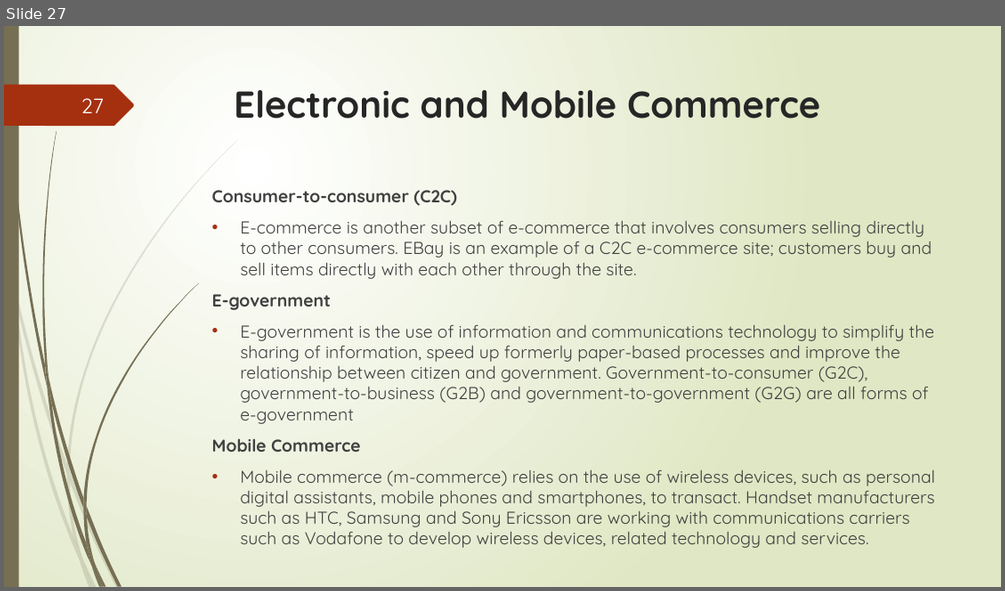
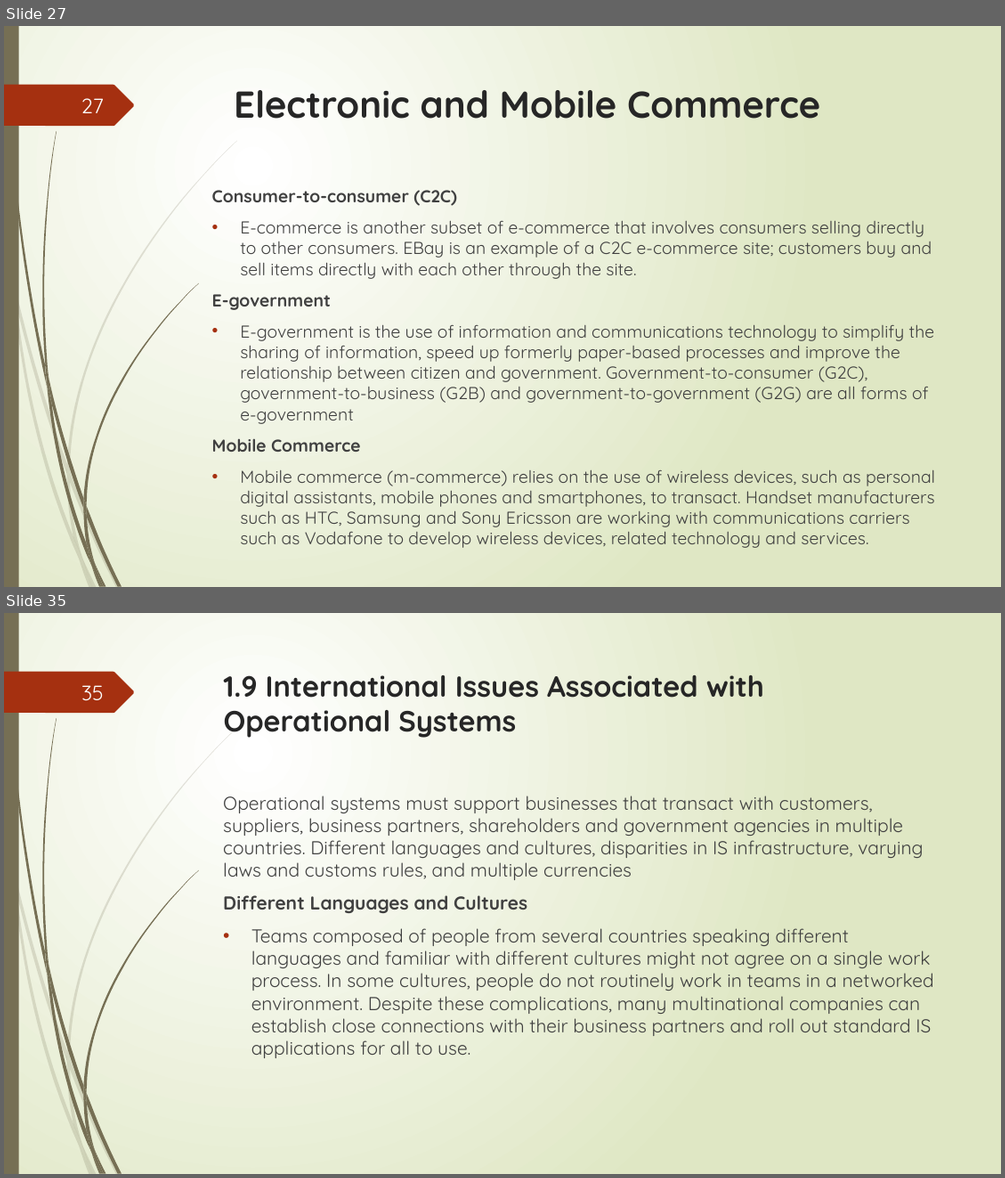
Before and after one commit to nqubekoh/IS622, a slide deck: 2. Operating Systems.pptx. Shown one above the other, each under a label of ours: slide 27 before the commit, slides 27 and 35 after it; the slides between them are not shown. The pictures are 1005x591 and 1005x1178 pixels, drawn with LibreOffice and Linux fonts; fonts in the diff are those of the drawing. Boxes give left, top, right and bottom in pixels: in the first picture for what was removed or moved away, otherwise in the second. Text is boxed around its words. In the diff, an @@ line names an element or a change of style, - is before the commit and + after.

```diff
--- a/2. Operating Systems.pptx
+++ b/2. Operating Systems.pptx
@@ slide 35 added at box(4, 613, 1001, 1174), background gradient #FFFFFF to #DFE8C4; not listed: 24 template elements that a slide beside it also shows @@
@@ page number added at box(81, 685, 104, 701), 20 pt, text #FEFFFF @@
+35
@@ title added at box(224, 675, 764, 738), 28 pt, text #262626, bold @@
+1.9 International Issues Associated with Operational Systems
@@ text added at box(223, 795, 934, 1058), 18 pt, text #404040 @@
+Operational systems must support businesses that transact with customers, suppliers, business partners, shareholders and government agencies in multiple countries. Different languages and cultures, disparities in IS infrastructure, varying laws and customs rules, and multiple currencies
+Different Languages and Cultures
+• Teams composed of people from several countries speaking different languages and familiar with different cultures might not agree on a single work process. In some cultures, people do not routinely work in teams in a networked environment. Despite these complications, many multinational companies can establish close connections with their business partners and roll out standard IS applications for all to use.
```
Also in this commit, not shown: 1 slide changed, 8 other slides added.
